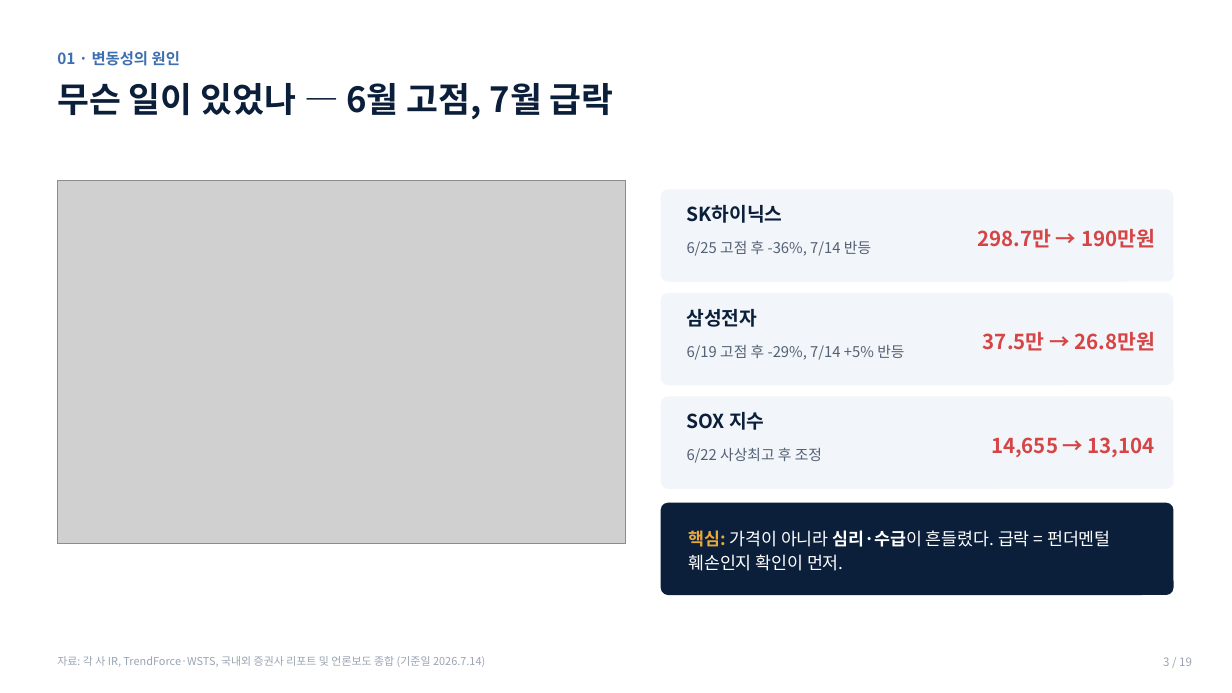
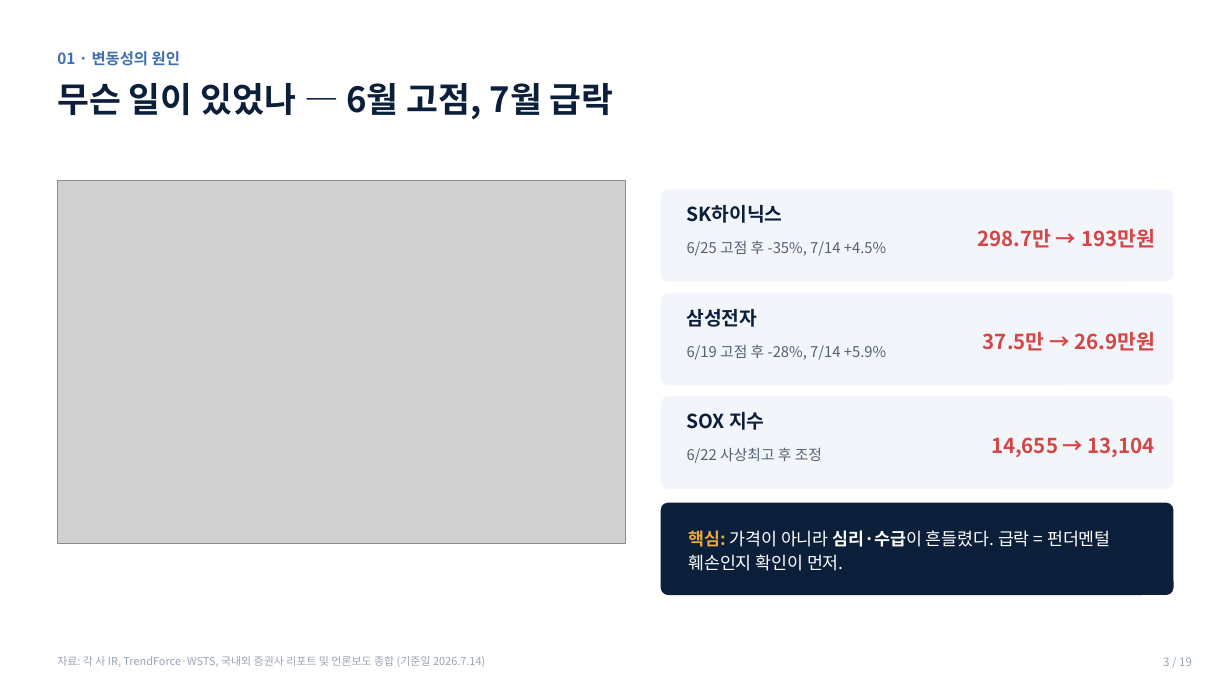
Before and after one commit to hanaroline/work_1, a slide deck: slide 3 of 반도체_고객세미나_2026.7.14.pptx. Drawn at 1232x693 pixels with LibreOffice and Linux fonts; fonts in the diff are those of the drawing; grey boxes stand for pictures. Boxes give left, top, right and bottom in pixels: in the first picture for what was removed or moved away, otherwise in the second. Text is boxed around its words. In the diff, an @@ line names an element or a change of style, - is before the commit and + after.

```diff
--- a/반도체_고객세미나_2026.7.14.pptx
+++ b/반도체_고객세미나_2026.7.14.pptx
@@ text at bbox=[977, 229, 1155, 248]: text changed @@
-298.7만 → 190만원
+298.7만 → 193만원
@@ text at bbox=[687, 240, 886, 256]: text changed @@
-6/25 고점 후 -36%, 7/14 반등
+6/25 고점 후 -35%, 7/14 +4.5%
@@ text at bbox=[687, 344, 886, 360]: text changed @@
-6/19 고점 후 -29%, 7/14 +5% 반등
+6/19 고점 후 -28%, 7/14 +5.9%
@@ text at bbox=[983, 332, 1155, 351]: text changed @@
-37.5만 → 26.8만원
+37.5만 → 26.9만원
```
Also in this commit, not shown: 3 other slides changed.
